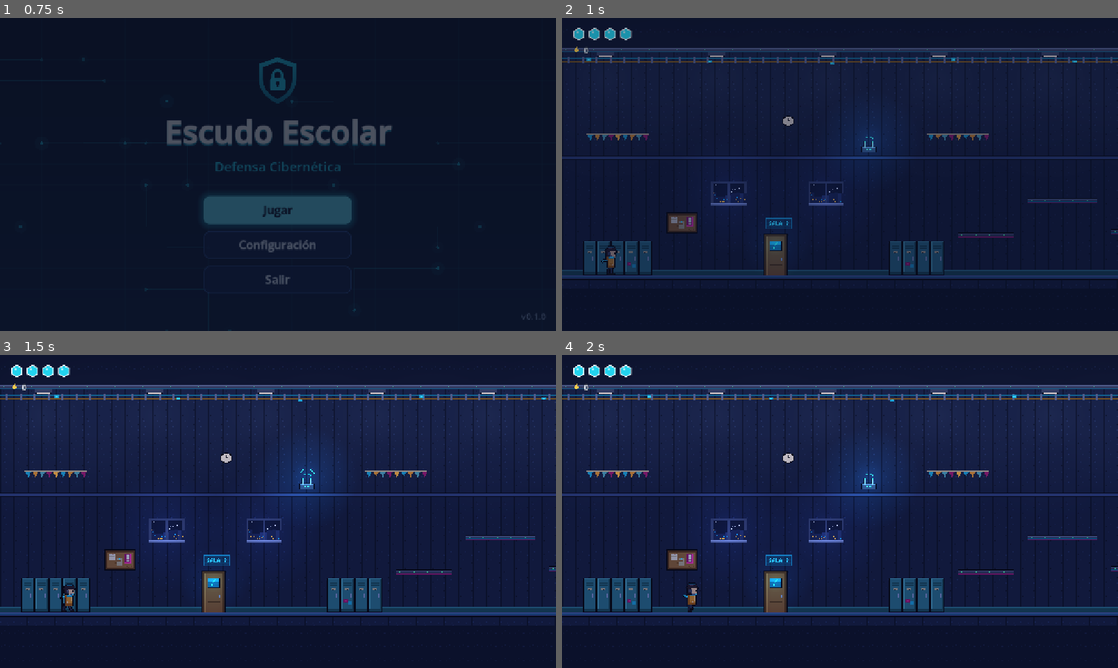
Above: before the commit, frames 1-4 (two rows, left to right).
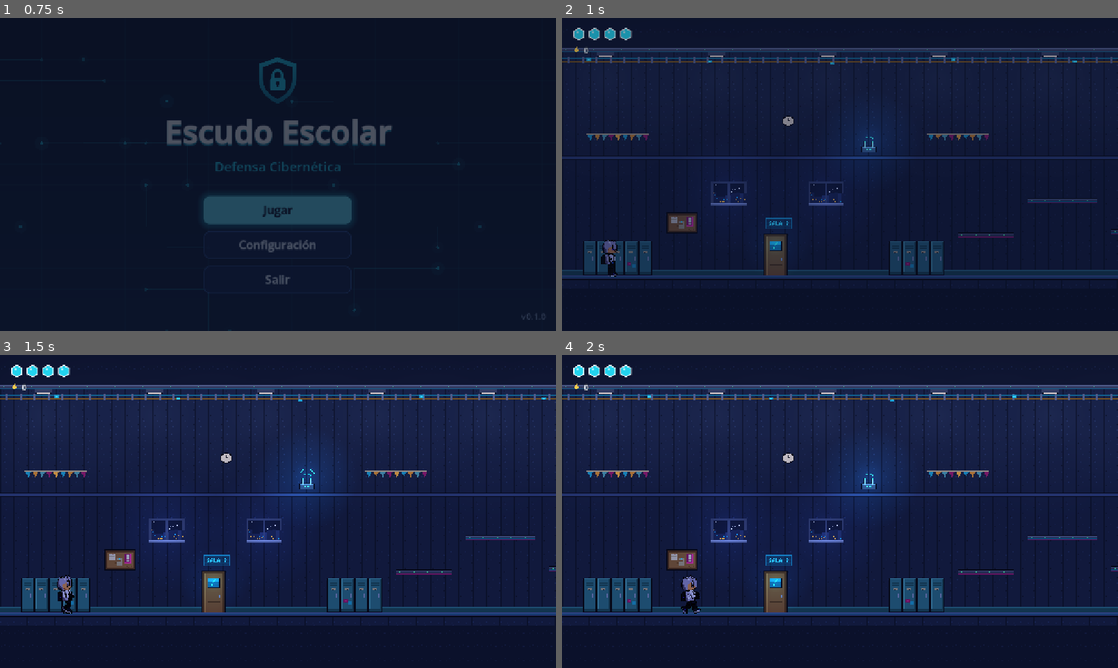
Above: after the commit, the same moments.

Repository: codingraphcr/schoolgame
Game: Godot game, scene res://ui/menus/main_menu/main_menu.tscn
Same seed, same stepped clock (60 frames per second), same inputs: the game is played once before the commit and once after it.
Inputs (mouse positions are in pixels of both pictures, inside the frame that each line leads up to):
- Up to frame 1 (0.75 s): click "Jugar" at 0.5 s
- Up to frame 2 (1 s): no input
- Up to frame 3 (1.5 s): tap Enter at 1.25 s; move the mouse to (400, 495) at 1.27 s; hold D (move_right) from 1.28 s (still down); tap Shift (dash) at 1.35 s; click (400, 495) at 1.42 s
- Up to frame 4 (2 s): keep holding D (move_right); tap Space (jump) at 1.52, 1.55, 1.82 s

Frame 1 is identical in both runs. In frame 2, 0.2% of the frame differs, in the area x 7-10%, y 70-83%; in frame 3, 0.3%; in frame 4, 0.3%, in the area x 21-25%, y 70-83%.

Commit message:
Kai de Ariel (huesos pixelados) como personaje del juego
- player.tscn usa KaiVisual en lugar del sprite provisional
  (se eliminan kai_frames.tres y player_animation.gd).
- Siluetas del dash: instantánea congelada del cuadro actual
  (PixelatedRig.snapshot()), colocadas detrás de Kai y delante del
  escenario.
- pixel_crisp.gdshader respeta el modulate del nodo: ahora se ven el
  parpadeo al recibir daño y el tinte de las siluetas.
- test_zone0 comprueba las animaciones de KaiVisual.

Co-Authored-By: Claude Opus 5.5 <noreply@anthropic.com>

Diff:
--- a/characters/player/kai_frames.tres
+++ /dev/null
@@ -1,181 +0,0 @@
-[gd_resource type="SpriteFrames" format=3]
-
-[ext_resource type="Texture2D" path="res://assets/art/pixel/kai_dash.png" id="1_7hbq7"]
-[ext_resource type="Texture2D" path="res://assets/art/pixel/kai_fall.png" id="2_wb5gp"]
-[ext_resource type="Texture2D" path="res://assets/art/pixel/kai_idle.png" id="3_vi6os"]
-[ext_resource type="Texture2D" path="res://assets/art/pixel/kai_jump.png" id="4_drs0j"]
-[ext_resource type="Texture2D" path="res://assets/art/pixel/kai_run.png" id="5_dt6mm"]
-[ext_resource type="Texture2D" path="res://assets/art/pixel/kai_wall.png" id="6_6325i"]
-
-[sub_resource type="AtlasTexture" id="AtlasTexture_p2pg8"]
-atlas = ExtResource("1_7hbq7")
-region = Rect2(0, 0, 24, 36)
-
-[sub_resource type="AtlasTexture" id="AtlasTexture_wpyo1"]
-atlas = ExtResource("1_7hbq7")
-region = Rect2(24, 0, 24, 36)
-
-[sub_resource type="AtlasTexture" id="AtlasTexture_fgbor"]
-atlas = ExtResource("2_wb5gp")
-region = Rect2(0, 0, 24, 36)
-
-[sub_resource type="AtlasTexture" id="AtlasTexture_7s1gh"]
-atlas = ExtResource("2_wb5gp")
-region = Rect2(24, 0, 24, 36)
-
-[sub_resource type="AtlasTexture" id="AtlasTexture_m5dsq"]
-atlas = ExtResource("3_vi6os")
-region = Rect2(0, 0, 24, 36)
-
-[sub_resource type="AtlasTexture" id="AtlasTexture_nt70w"]
-atlas = ExtResource("3_vi6os")
-region = Rect2(24, 0, 24, 36)
-
-[sub_resource type="AtlasTexture" id="AtlasTexture_7xtfv"]
-atlas = ExtResource("3_vi6os")
-region = Rect2(48, 0, 24, 36)
-
-[sub_resource type="AtlasTexture" id="AtlasTexture_8s4qn"]
-atlas = ExtResource("3_vi6os")
-region = Rect2(72, 0, 24, 36)
-
-[sub_resource type="AtlasTexture" id="AtlasTexture_svw25"]
-atlas = ExtResource("4_drs0j")
-region = Rect2(0, 0, 24, 36)
-
-[sub_resource type="AtlasTexture" id="AtlasTexture_foq2q"]
-atlas = ExtResource("4_drs0j")
-region = Rect2(24, 0, 24, 36)
-
-[sub_resource type="AtlasTexture" id="AtlasTexture_5c8o1"]
-atlas = ExtResource("5_dt6mm")
-region = Rect2(0, 0, 24, 36)
-
-[sub_resource type="AtlasTexture" id="AtlasTexture_cspd2"]
-atlas = ExtResource("5_dt6mm")
-region = Rect2(24, 0, 24, 36)
-
-[sub_resource type="AtlasTexture" id="AtlasTexture_svmmg"]
-atlas = ExtResource("5_dt6mm")
-region = Rect2(48, 0, 24, 36)
-
-[sub_resource type="AtlasTexture" id="AtlasTexture_pam7g"]
-atlas = ExtResource("5_dt6mm")
-region = Rect2(72, 0, 24, 36)
-
-[sub_resource type="AtlasTexture" id="AtlasTexture_k4hrs"]
-atlas = ExtResource("5_dt6mm")
-region = Rect2(96, 0, 24, 36)
-
-[sub_resource type="AtlasTexture" id="AtlasTexture_v6mox"]
-atlas = ExtResource("5_dt6mm")
-region = Rect2(120, 0, 24, 36)
-
-[sub_resource type="AtlasTexture" id="AtlasTexture_t3udi"]
-atlas = ExtResource("5_dt6mm")
-region = Rect2(144, 0, 24, 36)
-
-[sub_resource type="AtlasTexture" id="AtlasTexture_bfp50"]
-atlas = ExtResource("5_dt6mm")
-region = Rect2(168, 0, 24, 36)
-
-[sub_resource type="AtlasTexture" id="AtlasTexture_coou5"]
-atlas = ExtResource("6_6325i")
-region = Rect2(0, 0, 24, 36)
-
-[sub_resource type="AtlasTexture" id="AtlasTexture_q4g1w"]
-atlas = ExtResource("6_6325i")
-region = Rect2(24, 0, 24, 36)
-
-[resource]
-animations = [{
-"frames": [{
-"duration": 1.0,
-"texture": SubResource("AtlasTexture_p2pg8")
-}, {
-"duration": 1.0,
-"texture": SubResource("AtlasTexture_wpyo1")
-}],
-"loop": 1,
-"name": &"dash",
-"speed": 16.0
-}, {
-"frames": [{
-"duration": 1.0,
-"texture": SubResource("AtlasTexture_fgbor")
-}, {
-"duration": 1.0,
-"texture": SubResource("AtlasTexture_7s1gh")
-}],
-"loop": 1,
-"name": &"fall",
-"speed": 6.0
-}, {
-"frames": [{
-"duration": 1.0,
-"texture": SubResource("AtlasTexture_m5dsq")
-}, {
-"duration": 1.0,
-"texture": SubResource("AtlasTexture_nt70w")
-}, {
-"duration": 1.0,
-"texture": SubResource("AtlasTexture_7xtfv")
-}, {
-"duration": 1.0,
-"texture": SubResource("AtlasTexture_8s4qn")
-}],
-"loop": 1,
-"name": &"idle",
-"speed": 5.0
-}, {
-"frames": [{
-"duration": 1.0,
-"texture": SubResource("AtlasTexture_svw25")
-}, {
-"duration": 1.0,
-"texture": SubResource("AtlasTexture_foq2q")
-}],
-"loop": 0,
-"name": &"jump",
-"speed": 8.0
-}, {
-"frames": [{
-"duration": 1.0,
-"texture": SubResource("AtlasTexture_5c8o1")
-}, {
-"duration": 1.0,
-"texture": SubResource("AtlasTexture_cspd2")
-}, {
-"duration": 1.0,
-"texture": SubResource("AtlasTexture_svmmg")
-}, {
-"duration": 1.0,
-"texture": SubResource("AtlasTexture_pam7g")
-}, {
-"duration": 1.0,
-"texture": SubResource("AtlasTexture_k4hrs")
-}, {
-"duration": 1.0,
-"texture": SubResource("AtlasTexture_v6mox")
-}, {
-"duration": 1.0,
-"texture": SubResource("AtlasTexture_t3udi")
-}, {
-"duration": 1.0,
-"texture": SubResource("AtlasTexture_bfp50")
-}],
-"loop": 1,
-"name": &"run",
-"speed": 14.0
-}, {
-"frames": [{
-"duration": 1.0,
-"texture": SubResource("AtlasTexture_coou5")
-}, {
-"duration": 1.0,
-"texture": SubResource("AtlasTexture_q4g1w")
-}],
-"loop": 1,
-"name": &"wall",
-"speed": 6.0
-}]
--- a/characters/player/player.gd
+++ b/characters/player/player.gd
@@ -380,17 +380,36 @@
 	velocity.x = _dash_direction * max_speed if not is_on_wall() else 0.0
 
 
+## Copia congelada del dibujo actual. Con personajes por huesos (PixelatedRig) usa una
+## instantánea; con dibujos simples, duplica Visual y lo congela.
+func _make_afterimage() -> Node2D:
+	var rigs := _visual.find_children("*", "PixelatedRig", true, false)
+	if rigs.is_empty():
+		var copy := _visual.duplicate() as Node2D
+		copy.process_mode = Node.PROCESS_MODE_DISABLED
+		copy.top_level = true
+		copy.global_transform = _visual.global_transform
+		return copy
+	var rig := rigs[0] as PixelatedRig
+	var snap := rig.snapshot()
+	if snap == null:
+		return null
+	snap.top_level = true
+	snap.global_transform = rig.global_transform
+	return snap
+
+
 ## Silueta que se desvanece detrás del jugador durante el dash.
 func _spawn_afterimage() -> void:
 	var parent := get_parent()
 	if parent == null:
 		return
-	var ghost := _visual.duplicate() as Node2D
-	# La silueta queda congelada en el cuadro actual de la animación.
-	ghost.process_mode = Node.PROCESS_MODE_DISABLED
+	var ghost := _make_afterimage()
+	if ghost == null:
+		return
 	parent.add_child(ghost)
-	ghost.global_position = _visual.global_position
-	ghost.z_index = -1
+	# Justo detrás del jugador y delante del escenario.
+	parent.move_child(ghost, get_index())
 	ghost.modulate = Color(0.4, 0.9, 1.0, 0.55)
 	var tween := create_tween()
 	tween.tween_property(ghost, "modulate:a", 0.0, 0.2)
--- a/characters/player/player.tscn
+++ b/characters/player/player.tscn
@@ -1,11 +1,10 @@
-[gd_scene load_steps=10 format=3]
+[gd_scene load_steps=9 format=3]
 
 [ext_resource type="Script" path="res://characters/player/player.gd" id="1_player"]
 [ext_resource type="Script" path="res://components/combat/health_component.gd" id="2_health"]
 [ext_resource type="Script" path="res://components/combat/hurtbox_component.gd" id="3_hurtbox"]
 [ext_resource type="Script" path="res://characters/player/player_damage.gd" id="4_damage"]
-[ext_resource type="SpriteFrames" path="res://characters/player/kai_frames.tres" id="5_frames"]
-[ext_resource type="Script" path="res://characters/player/player_animation.gd" id="6_anim"]
+[ext_resource type="Script" path="res://characters/player/kai/kai_visual.gd" id="5_kai"]
 
 [sub_resource type="RectangleShape2D" id="RectangleShape2D_body"]
 size = Vector2(10, 22)
@@ -55,8 +54,6 @@
 
 [node name="Body" type="Node2D" parent="Visual"]
 
-[node name="Sprite" type="AnimatedSprite2D" parent="Visual/Body"]
-sprite_frames = ExtResource("5_frames")
-animation = &"idle"
-offset = Vector2(0, -18)
-script = ExtResource("6_anim")
+[node name="Kai" type="Node2D" parent="Visual/Body" node_paths=PackedStringArray("player")]
+script = ExtResource("5_kai")
+player = NodePath("../../..")
--- a/characters/player/player_animation.gd
+++ /dev/null
@@ -1,28 +0,0 @@
-extends AnimatedSprite2D
-## Animación de Kai según el estado del jugador: quieto, correr, saltar, caer, dash y pared.
-## Los cuadros están en kai_frames.tres (tiras de assets/art/pixel/ que genera
-## tools/art/generar_sprites.gd). El giro y la deformación los hereda de Visual/Body.
-
-const ANIMATIONS := {
-	Player.State.IDLE: &"idle",
-	Player.State.RUN: &"run",
-	Player.State.JUMP: &"jump",
-	Player.State.FALL: &"fall",
-	Player.State.DASH: &"dash",
-	Player.State.WALL_SLIDE: &"wall",
-}
-
-@onready var _player := owner as Player
-
-
-func _process(_delta: float) -> void:
-	if _player == null:
-		return
-	var anim: StringName = ANIMATIONS.get(_player.state, &"idle")
-	if animation != anim or not is_playing():
-		play(anim)
-	# Al correr despacio, la animación también va más lenta.
-	if anim == &"run":
-		speed_scale = clampf(absf(_player.velocity.x) / _player.max_speed, 0.5, 1.2)
-	else:
-		speed_scale = 1.0
--- a/components/visual/pixel_crisp.gdshader
+++ b/components/visual/pixel_crisp.gdshader
@@ -5,14 +5,16 @@
 uniform float alpha_cut : hint_range(0.0, 1.0) = 0.45;
 
 void fragment() {
+	// COLOR trae el modulate del nodo: se aplica al final (parpadeo al recibir daño, siluetas del dash).
+	vec4 tint = COLOR;
 	vec4 color = texture(TEXTURE, UV);
 	if (color.a >= alpha_cut) {
-		COLOR = vec4(color.rgb, 1.0);
+		COLOR = vec4(color.rgb, 1.0) * tint;
 	} else {
 		vec2 px = TEXTURE_PIXEL_SIZE;
 		float neighbor = max(
 			max(texture(TEXTURE, UV + vec2(px.x, 0.0)).a, texture(TEXTURE, UV - vec2(px.x, 0.0)).a),
 			max(texture(TEXTURE, UV + vec2(0.0, px.y)).a, texture(TEXTURE, UV - vec2(0.0, px.y)).a));
-		COLOR = neighbor >= alpha_cut ? outline_color : vec4(0.0);
+		COLOR = neighbor >= alpha_cut ? outline_color * vec4(1.0, 1.0, 1.0, tint.a) : vec4(0.0);
 	}
 }
--- a/components/visual/pixelated_rig.gd
+++ b/components/visual/pixelated_rig.gd
@@ -8,6 +8,8 @@
 const CRISP_SHADER := preload("res://components/visual/pixel_crisp.gdshader")
 
 var viewport: SubViewport
+
+var _sprite: Sprite2D
 
 
 ## content: el nodo animado. size: tamaño del lienzo en píxeles.
@@ -34,3 +36,21 @@
 		crisp.set_shader_parameter(&"outline_color", Color(0, 0, 0, 0))
 	sprite.material = crisp
 	add_child(sprite)
+	_sprite = sprite
+
+
+## Copia congelada del cuadro actual (p. ej. para las siluetas del dash). Devuelve null si
+## no hay imagen disponible (como en las pruebas sin pantalla).
+func snapshot() -> Sprite2D:
+	# Sin pantalla (pruebas automáticas) no se dibuja nada que copiar.
+	if viewport == null or _sprite == null or DisplayServer.get_name() == "headless":
+		return null
+	var image := viewport.get_texture().get_image()
+	if image == null or image.is_empty():
+		return null
+	var copy := Sprite2D.new()
+	copy.texture = ImageTexture.create_from_image(image)
+	copy.texture_filter = CanvasItem.TEXTURE_FILTER_NEAREST
+	copy.offset = _sprite.offset
+	copy.material = _sprite.material
+	return copy
--- a/tests/test_zone0.gd
+++ b/tests/test_zone0.gd
@@ -47,8 +47,8 @@
 	_check(state.credits == 0, "partida nueva: 0 créditos")
 	_check(room.get_node("CombatHUD/Masks").get_child_count() == 4, "el HUD muestra 4 máscaras")
 	_check(player.is_on_floor() and absf(player.global_position.y - FLOOR_Y) < 1.0, "Kai aparece de pie en el pasillo")
-	var sprite := player.get_node("Visual/Body/Sprite") as AnimatedSprite2D
-	_check(sprite.visible and sprite.animation == &"idle", "Kai usa el sprite de Ariel (animación idle)")
+	var kai := player.get_node("Visual/Body/Kai") as KaiVisual
+	_check(kai != null and kai._animation.current_animation == &"quieto", "Kai es el diseño de Ariel por huesos (animación quieto)")
 	await _press("dash")
 	await _frames(2)
 	Input.action_release("dash")
@@ -62,8 +62,8 @@
 
 	Input.action_press("move_right")
 	await _frames(10)
-	var sprite := player.get_node("Visual/Body/Sprite") as AnimatedSprite2D
-	_check(sprite.animation == &"run", "al correr usa la animación run")
+	var kai := player.get_node("Visual/Body/Kai") as KaiVisual
+	_check(kai._animation.current_animation == &"correr", "al correr usa la animación correr")
 	var reached_lab := false
 	for i in 600:
 		await physics_frame
Not shown, removed: characters/player/player_animation.gd.uid
Not shown, changed: docs/arquitectura.md
